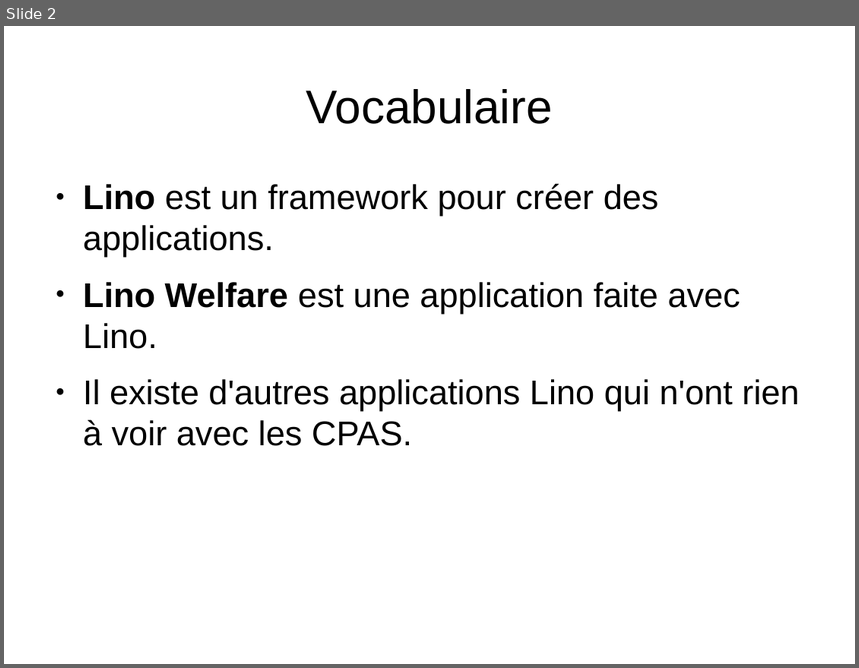
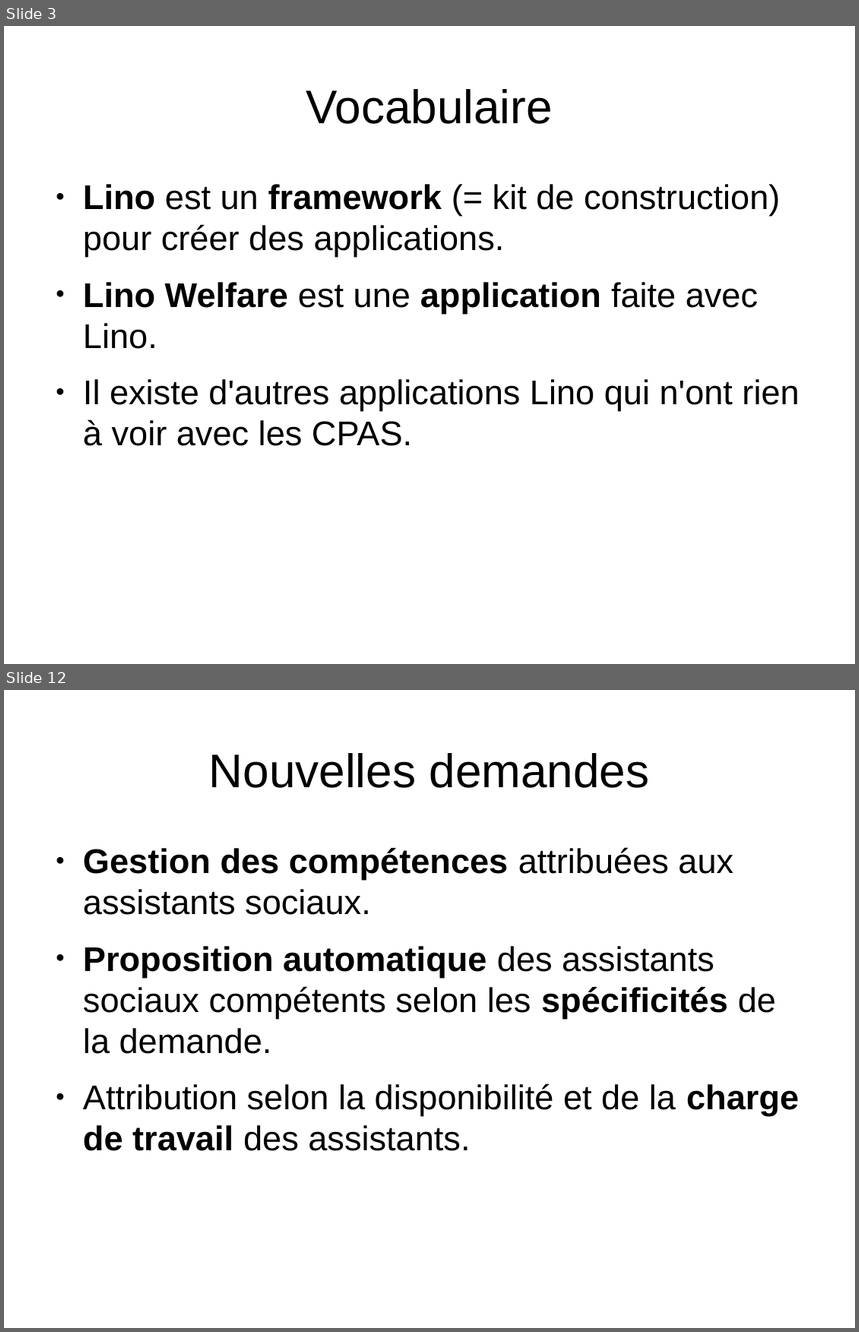
Before and after one commit to lino-framework/welfare, a slide deck: docs_fr/dl/tour_lino_welfare.odp. Shown one above the other, each under a label of ours: slide 2 before the commit, slides 3 and 12 after it; the slides between them are not shown. The pictures are 859x668 and 859x1332 pixels, drawn with LibreOffice and Linux fonts; fonts in the diff are those of the drawing. Boxes give left, top, right and bottom in pixels: in the first picture for what was removed or moved away, otherwise in the second. Text is boxed around its words. In the diff, an @@ line names an element or a change of style, - is before the commit and + after.

```diff
--- a/docs_fr/dl/tour_lino_welfare.odp
+++ b/docs_fr/dl/tour_lino_welfare.odp
@@ slide 12 added at box(4, 690, 855, 1328), background #FFFFFF @@
@@ title added at box(209, 753, 649, 788), 44 pt, text #000000 @@
+Nouvelles demandes
@@ text added at box(83, 847, 799, 1151), 32 pt, text #000000 @@
+● Gestion des compétences attribuées aux assistants sociaux.
+● Proposition automatique des assistants sociaux compétents selon les spécificités de la demande.
+● Attribution selon la disponibilité et de la charge de travail des assistants.
@@ what was slide 2 is now slide 3 @@
@@ slide 3 changed as well @@
@@ text at box(83, 184, 780, 257): text changed @@
-● Lino est un framework pour créer des applications.
+● Lino est un framework (= kit de construction) pour créer des applications.
@@ text at box(83, 282, 758, 349): bold on in "application" @@
```
Also in this commit, not shown: 11 other slides changed, 16 other slides added, 3 other files.
